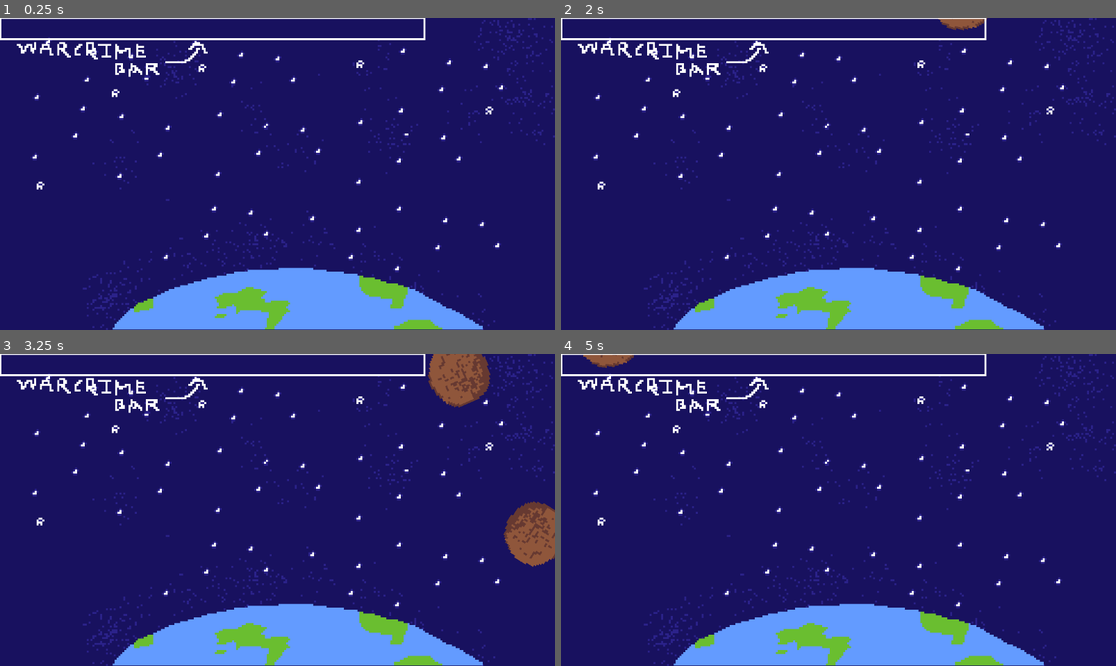
Above: before the commit, frames 1-4 (two rows, left to right).
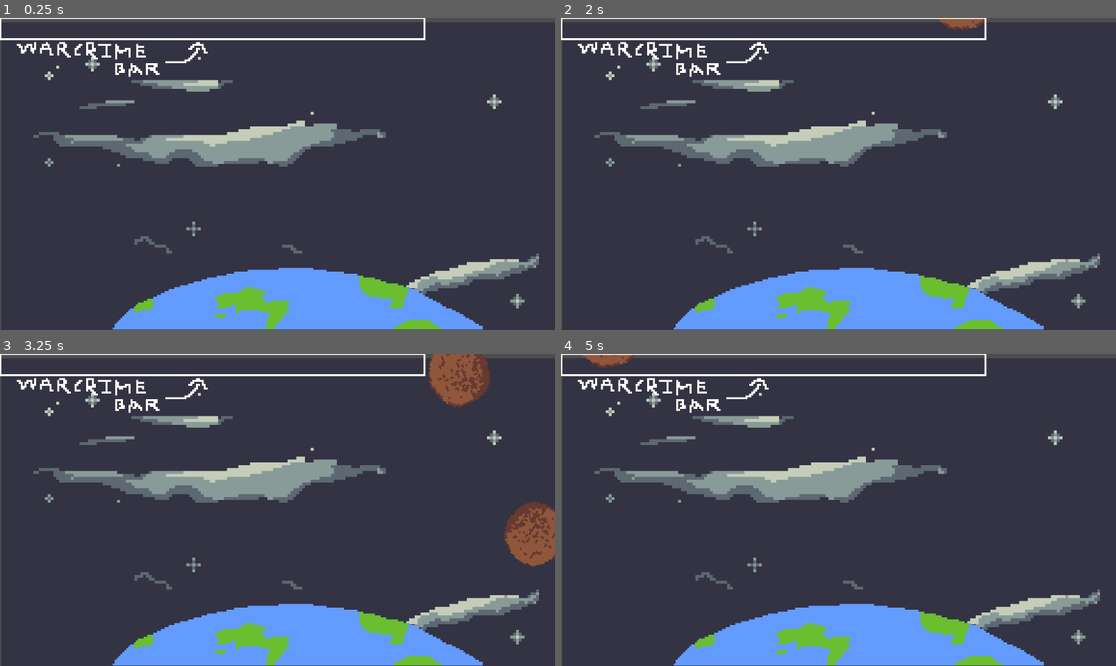
Above: after the commit, the same moments.

Repository: MichelleCDjunaidi/asteroid-ninja
Game: Godot game, scene res://main_stage.tscn
Same seed, same stepped clock (60 frames per second), same inputs: the game is played once before the commit and once after it.
Inputs (mouse positions are in pixels of both pictures, inside the frame that each line leads up to):
- Up to frame 1 (0.25 s): no input
- Up to frame 2 (2 s): tap Enter at 0.5 s; move the mouse to (960, 158) at 0.52 s; move the mouse to (727, 49) at 1.27 s
- Up to frame 3 (3.25 s): move the mouse to (333, 441) at 2.02 s; move the mouse to (249, 572) at 2.77 s
- Up to frame 4 (5 s): move the mouse to (993, 413) at 3.52 s; move the mouse to (1099, 372) at 4.27 s

The runs differ from the first frame. In frame 1, 89% of the frame differs, in the area x 0-100%, y 0-100%; in frame 2, 89%; in frame 3, 86%; in frame 4, 89%.

Commit message:
feat: refined galaxy background

Diff:
--- a/main_stage.tscn
+++ b/main_stage.tscn
@@ -1,16 +1,15 @@
 [gd_scene load_steps=5 format=3 uid="uid://dkohlxnk4rfgl"]
 
-[ext_resource type="Texture2D" uid="uid://c6ulyob14tbql" path="res://space.png" id="1_0kygh"]
 [ext_resource type="PackedScene" uid="uid://d3nspoijhuos1" path="res://asteroid_spawner.tscn" id="1_b6n3q"]
+[ext_resource type="Texture2D" uid="uid://lgtivo0xvwom" path="res://galaxy background.png" id="1_i55b4"]
 [ext_resource type="PackedScene" uid="uid://dqei1k7iv8vxi" path="res://earth.tscn" id="2_3kjgr"]
 [ext_resource type="Texture2D" uid="uid://dto8t3rqucdn8" path="res://warcrimes.png" id="4_ua1oh"]
 
 [node name="MainStage" type="Node2D"]
 
 [node name="Sprite2D" type="Sprite2D" parent="."]
-position = Vector2(576, 324)
-scale = Vector2(4, 4)
-texture = ExtResource("1_0kygh")
+position = Vector2(579, 333)
+texture = ExtResource("1_i55b4")
 
 [node name="Spawner" parent="." instance=ExtResource("1_b6n3q")]
 
Binary file added: galaxy background.png
Not shown, added: galaxy background.png.import
